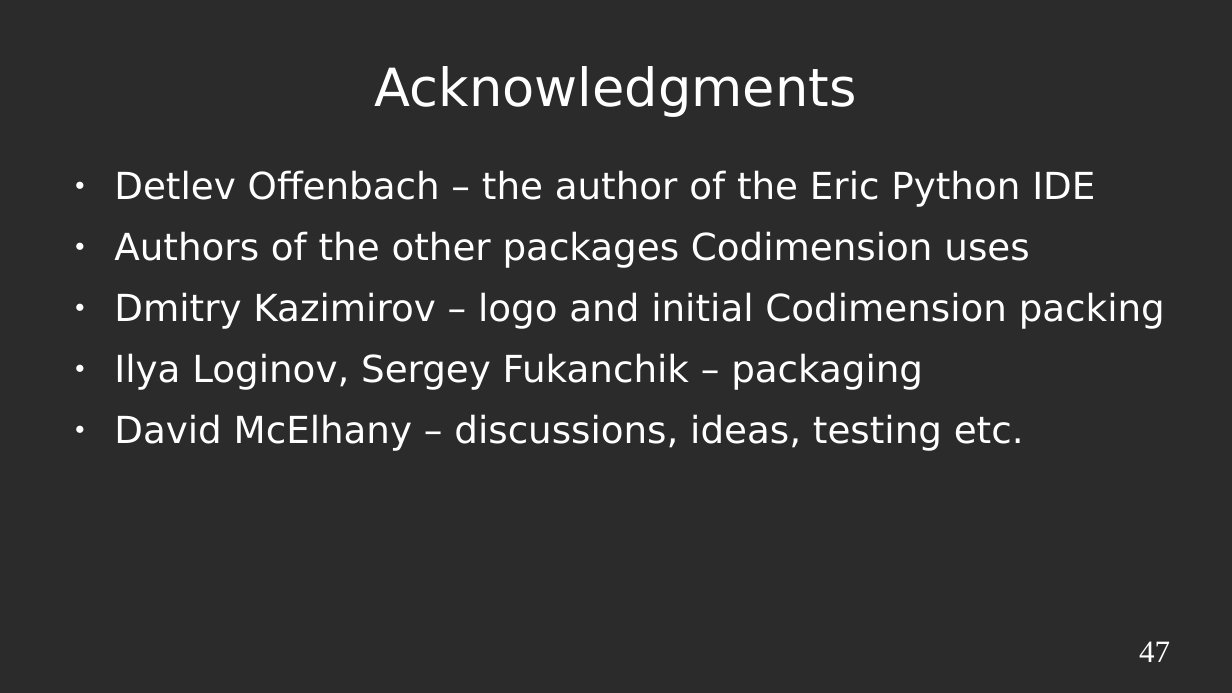
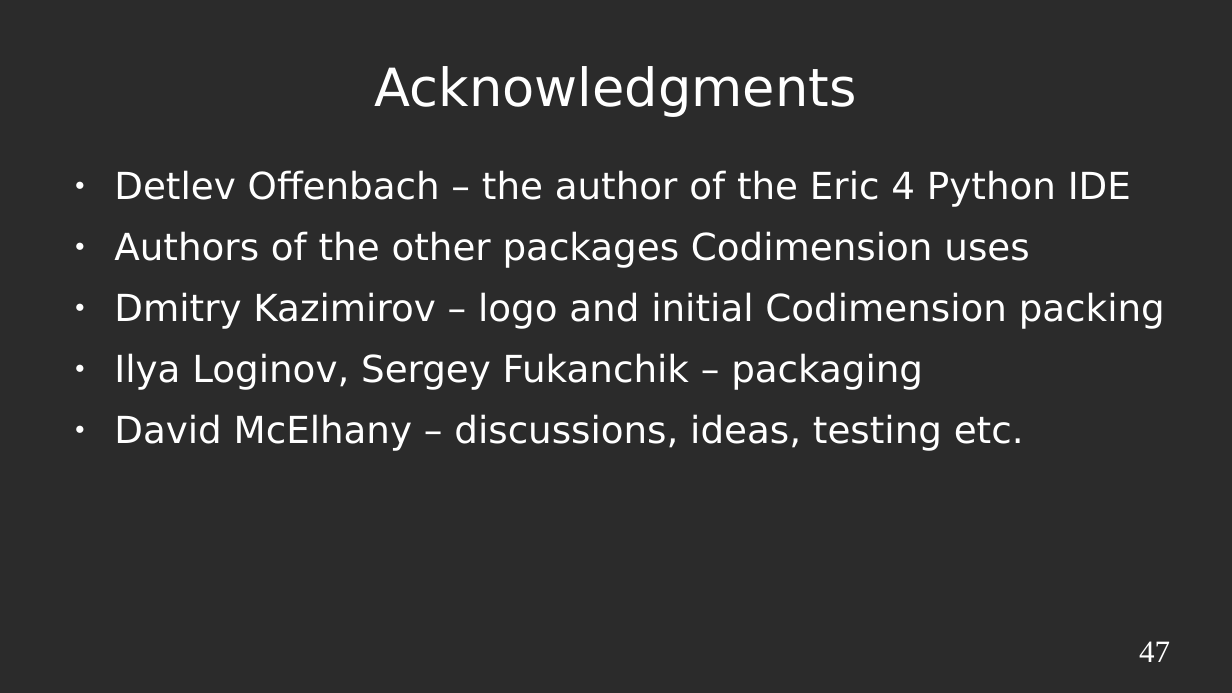
Before and after one commit to SergeySatskiy/codimension, a slide deck: slide 47 of doc/presentation/Visualization.odp. Drawn at 1232x693 pixels with LibreOffice and Linux fonts; fonts in the diff are those of the drawing; background and template pictures are left out; a plain dark background stands for a picture behind light text. Boxes give left, top, right and bottom in pixels: in the first picture for what was removed or moved away, otherwise in the second. Text is boxed around its words. In the diff, an @@ line names an element or a change of style, - is before the commit and + after.

```diff
--- a/doc/presentation/Visualization.odp
+++ b/doc/presentation/Visualization.odp
@@ text at <box>114,170,1131,207</box>: text changed @@
-● Detlev Offenbach – the author of the Eric Python IDE
+● Detlev Offenbach – the author of the Eric 4 Python IDE
```
Also in this commit, not shown: 1 other slide changed.
